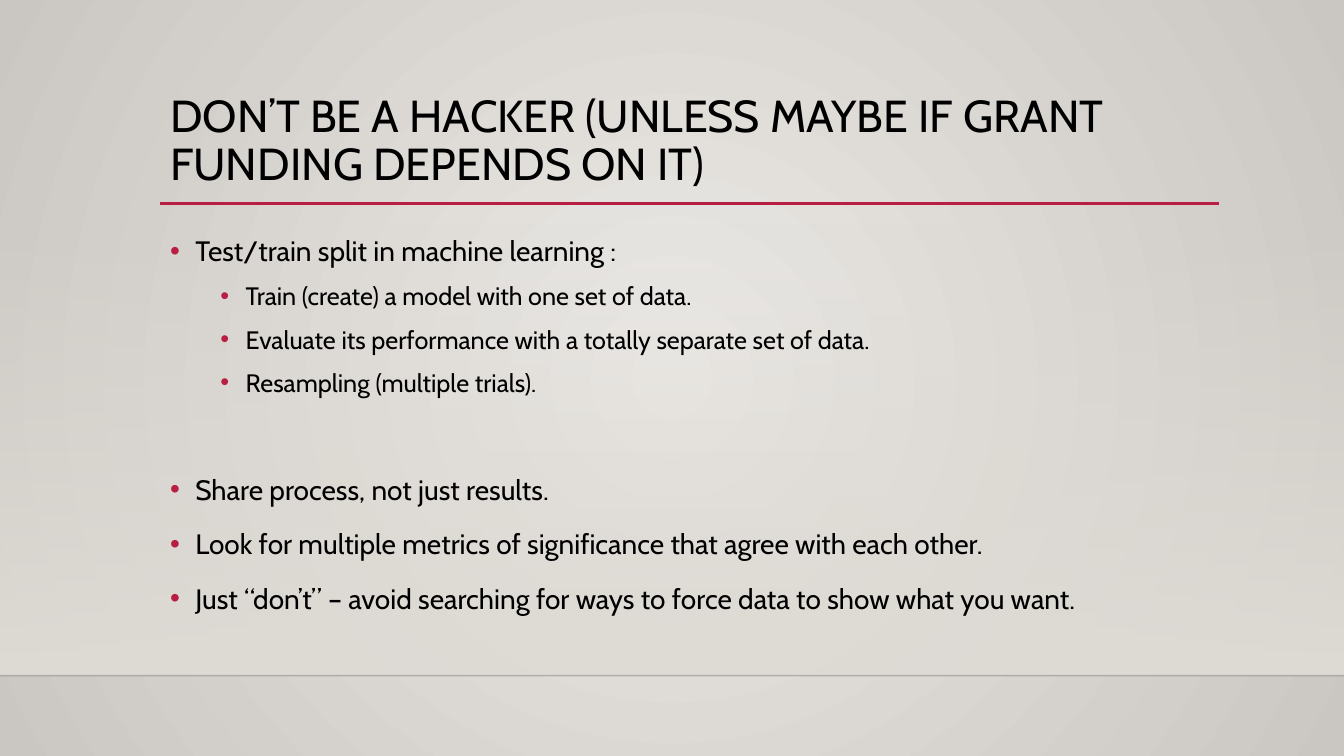
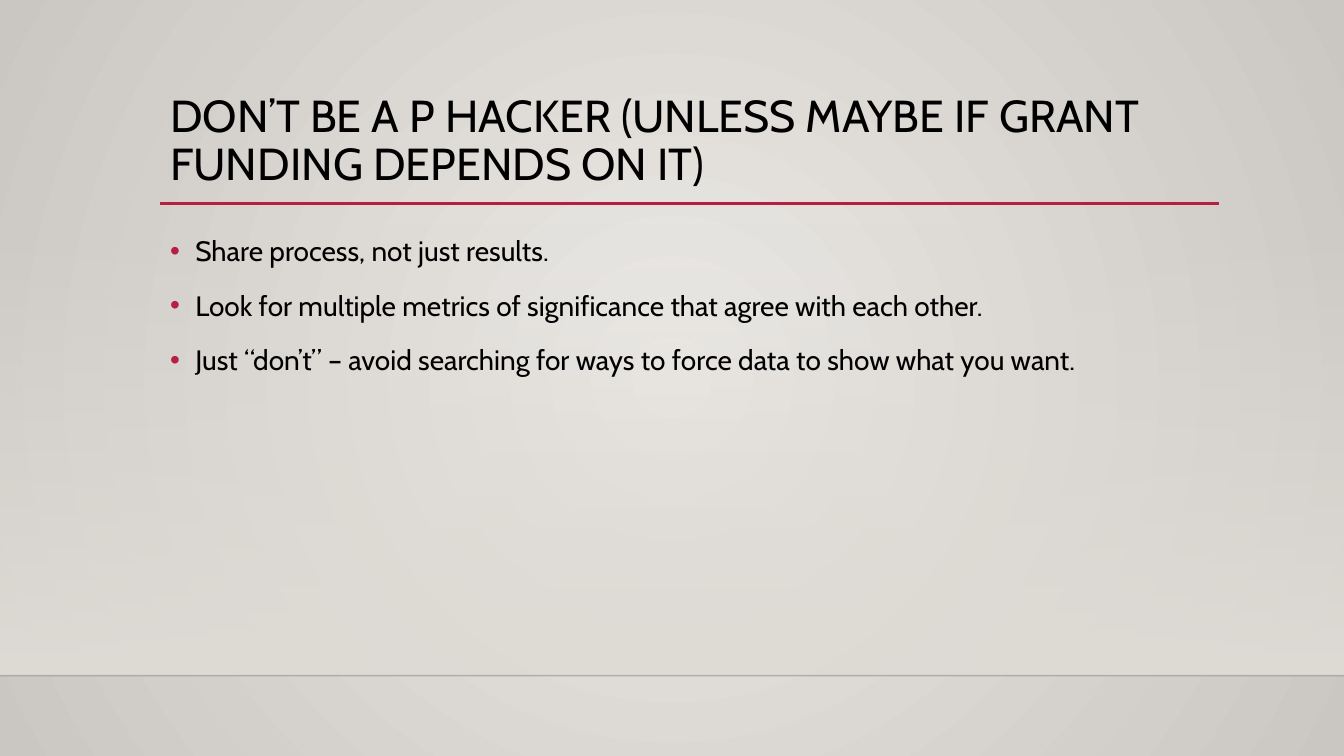
Before and after one commit to AkeemSemper/Basic_Stats_in_Python_Student_Workbooks, a slide deck: slide 19 of reference_material/slides/018_Hypothesis_Test.pptx (slide 18 before the commit). Drawn at 1344x756 pixels with LibreOffice and Linux fonts; fonts in the diff are those of the drawing; background and template pictures are left out. Boxes give left, top, right and bottom in pixels: in the first picture for what was removed or moved away, otherwise in the second. Text is boxed around its words. In the diff, an @@ line names an element or a change of style, - is before the commit and + after.

```diff
--- a/reference_material/slides/018_Hypothesis_Test.pptx
+++ b/reference_material/slides/018_Hypothesis_Test.pptx
@@ title at (x1=170, y1=98, x2=1139, y2=186): text changed @@
-DON’T BE A HACKER (UNLESS MAYBE IF GRANT FUNDING DEPENDS ON IT)
+DON’T BE A P HACKER (UNLESS MAYBE IF GRANT FUNDING DEPENDS ON IT)
@@ text at (x1=195, y1=240, x2=870, y2=398): paragraphs removed @@
-• Test/train split in machine learning :
-  • Train (create) a model with one set of data.
-  • Evaluate its performance with a totally separate set of data.
-  • Resampling (multiple trials).
```
Also in this commit, not shown: 7 other slides changed, 1 slide added, 12 other files.
